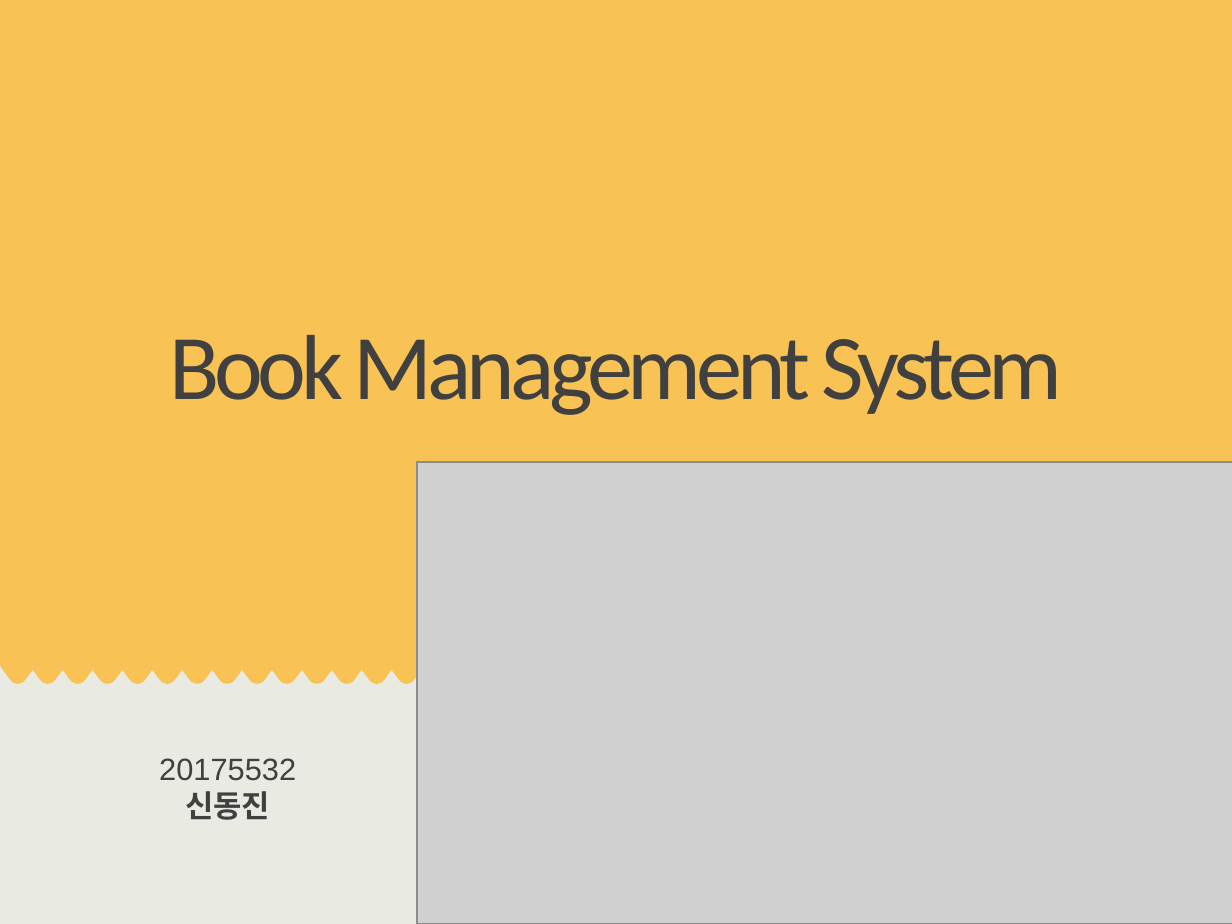
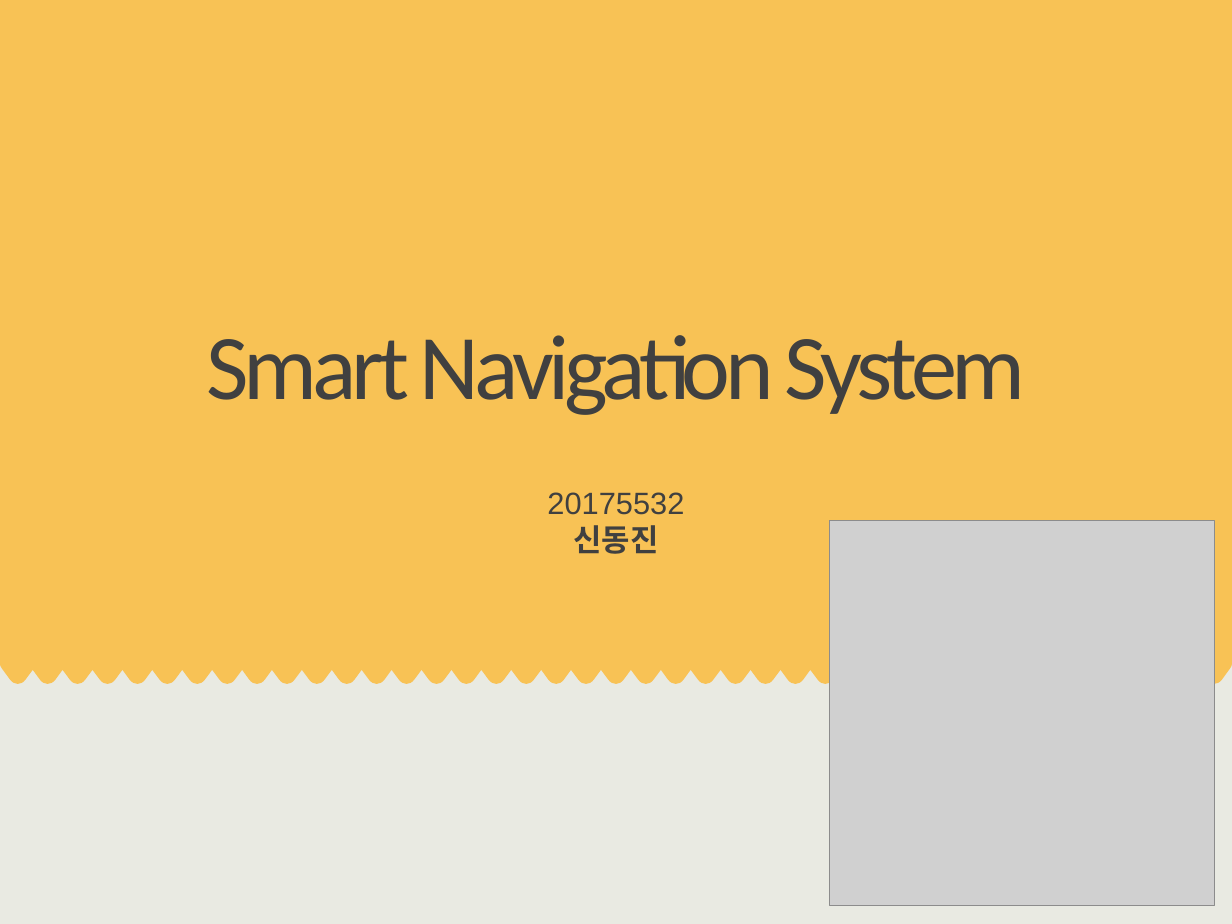
Before and after one commit to ilovethisid/Data-Structure-Design, a slide deck: slide 1 of week1.pptx. Drawn at 1232x924 pixels with LibreOffice and Linux fonts; fonts in the diff are those of the drawing; grey boxes stand for pictures. Boxes give left, top, right and bottom in pixels: in the first picture for what was removed or moved away, otherwise in the second. Text is boxed around its words. In the diff, an @@ line names an element or a change of style, - is before the commit and + after.

```diff
--- a/week1.pptx
+++ b/week1.pptx
@@ text at box(206, 335, 1025, 415): text changed @@
-Book Management System
+Smart Navigation System
@@ text "20175532": place and size @@
-text "20175532" at box(159, 758, 296, 820)
+text "20175532" at box(547, 492, 684, 554)
@@ picture removed at box(418, 462, 1232, 924) @@
@@ picture added at box(829, 520, 1214, 904) @@
```
Also in this commit, not shown: 3 other slides changed, 8 slides added, 3 slides removed.
